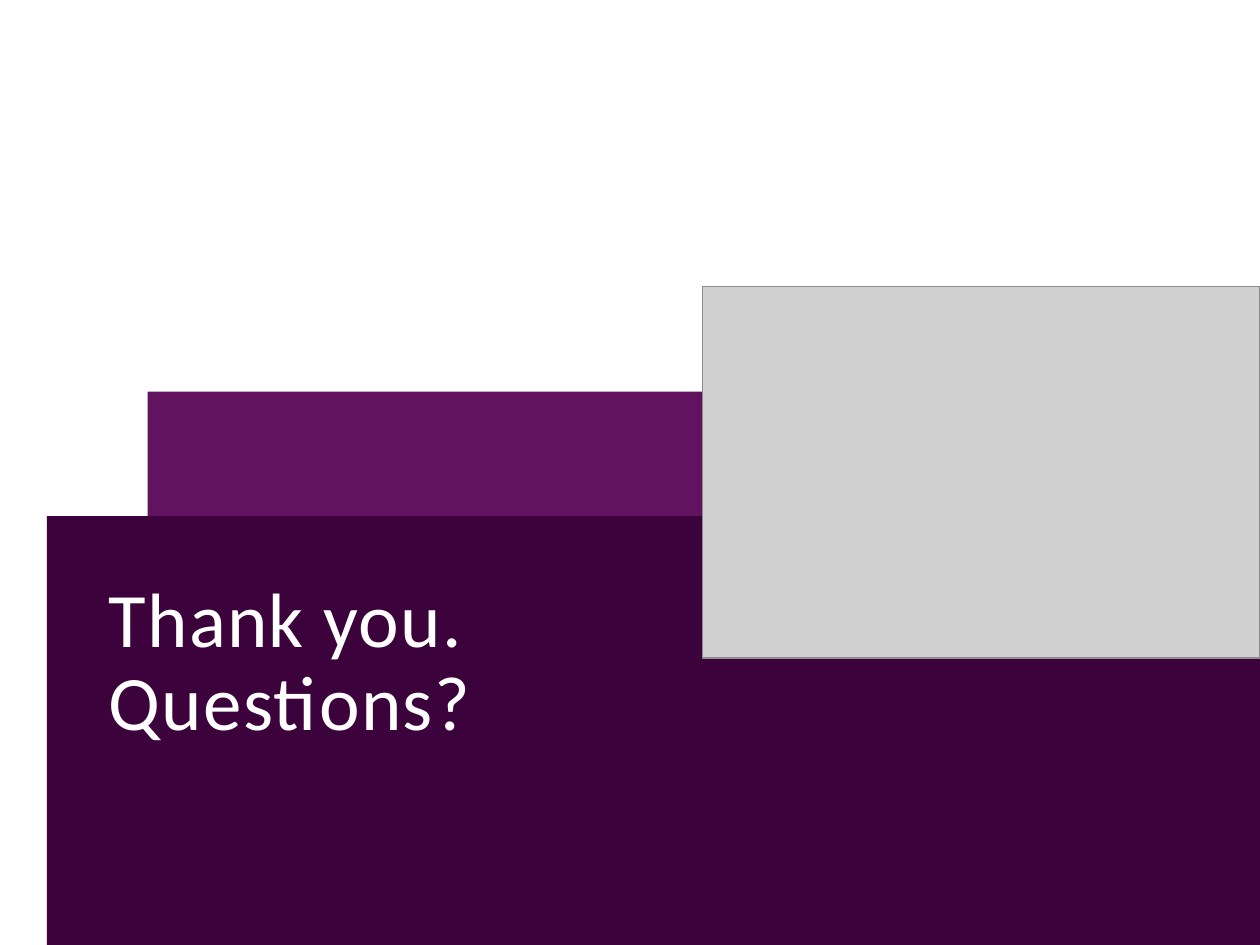
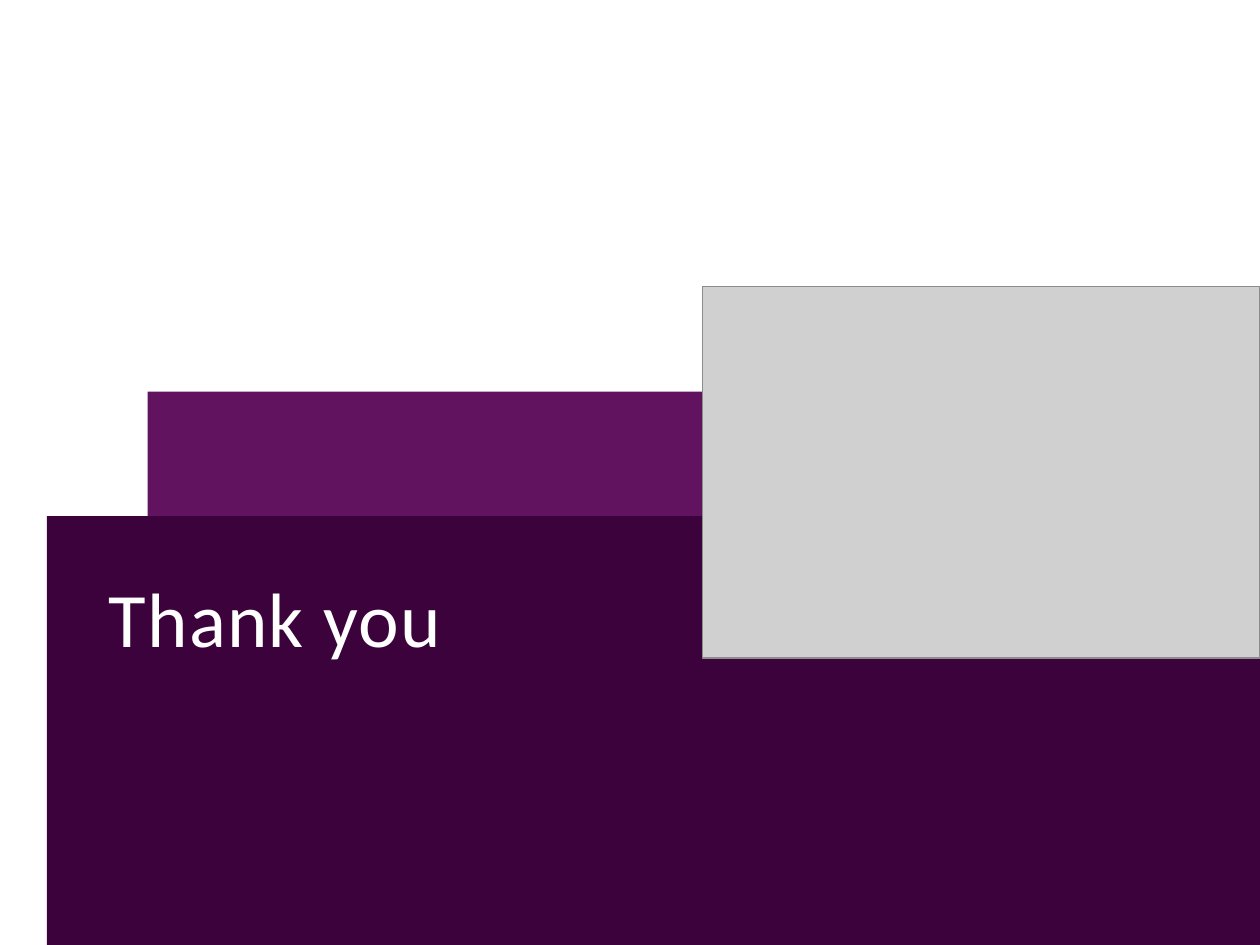
Before and after one commit to tiong0526/clone-21092024, a slide deck: slide 17 of bdmla-flight-delay/presentation/BDMLA_CW1_Flight_Delay_Presentation.pptx. Drawn at 1260x945 pixels with LibreOffice and Linux fonts; fonts in the diff are those of the drawing; grey boxes stand for pictures; background and template pictures are left out. Boxes give left, top, right and bottom in pixels: in the first picture for what was removed or moved away, otherwise in the second. Text is boxed around its words. In the diff, an @@ line names an element or a change of style, - is before the commit and + after.

```diff
--- a/bdmla-flight-delay/presentation/BDMLA_CW1_Flight_Delay_Presentation.pptx
+++ b/bdmla-flight-delay/presentation/BDMLA_CW1_Flight_Delay_Presentation.pptx
@@ text at box(109, 593, 441, 660): text changed @@
-Thank you. Questions?
+Thank you
```
Also in this commit, not shown: 2 other files.
